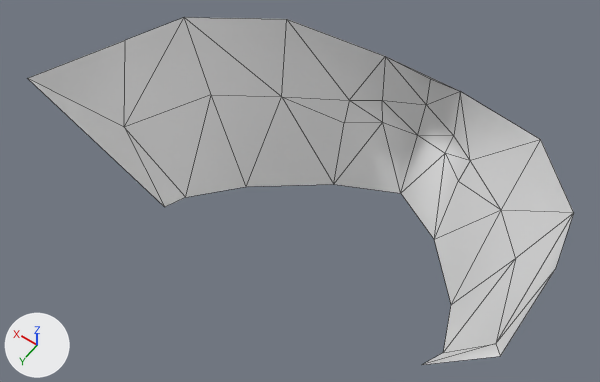
An edit to the FBX model Contents/mods/Authentic Z - Current/media/models_X/Skinned/Clothes/FaceMaskRave.fbx, drawn before and after from the same camera.
Before and after are seen from a 50 mm camera at (-0.000717, 0.001267, 0.01538) aimed at (0.000094, 0.000132, 0.013597). Arrows for +X, +Y and +Z are at lower left; the lights stay in place. Mesh edges are drawn as thin lines. Where no turn or scale is listed for an object, it has been applied to the vertices.

Before the edit, the objects in view are built like this:
```python
me_mesh_001 = bpy.data.meshes.new('Mesh.001')
me_mesh_001.from_pydata(...)  # 36 vertices, 51 faces; spans x -0.00061..0.00061, y -0.000644..0.000254, z 0.003085..0.003916
me_mesh_001.materials.append(mat_material_002)  # its picture is missing
ob_body_001 = bpy.data.objects.new('Body.001', me_mesh_001)
ob_body_001.location = (0.0, 0.000244, 0.010102)
```
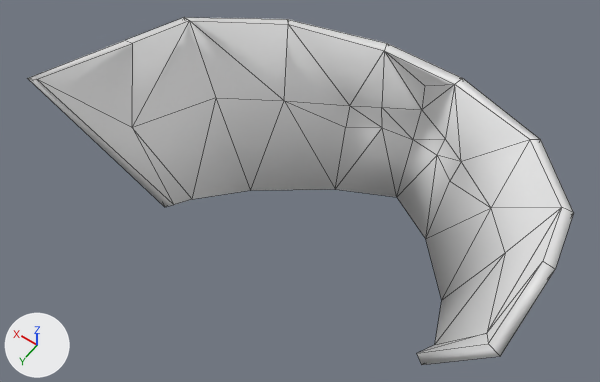
What differs and where, as boxes (x1, y1, x2, y2) in the pictures (600 x 382 px):
part 1 of me_mesh_001, built on
    before: (287, 19, 541, 161)
    after: (28, 17, 574, 365)

What the commit changed:
me_mesh_001 is used by ob_body_001; location (0.0, 0.000244, 0.010102).
me_mesh_001 had 36 vertices, 51 faces and spanned x -0.00061..0.00061, y -0.000644..0.000254, z 0.003085..0.003916.
me_mesh_001 now has 72 vertices, 121 faces and spans x -0.00061..0.00061, y -0.000644..0.000254, z 0.003085..0.003924.
Part 1, on me_mesh_001:
2 vertices move from x -0.000122..0.000122, y -0.000576, z 0.003622 to x -0.000122..0.000122, y -0.000576, z 0.003672.
36 vertices are added at x -0.000581..0.000581, y -0.000614..0.000249, z 0.003095..0.003924.
70 new faces join them.
